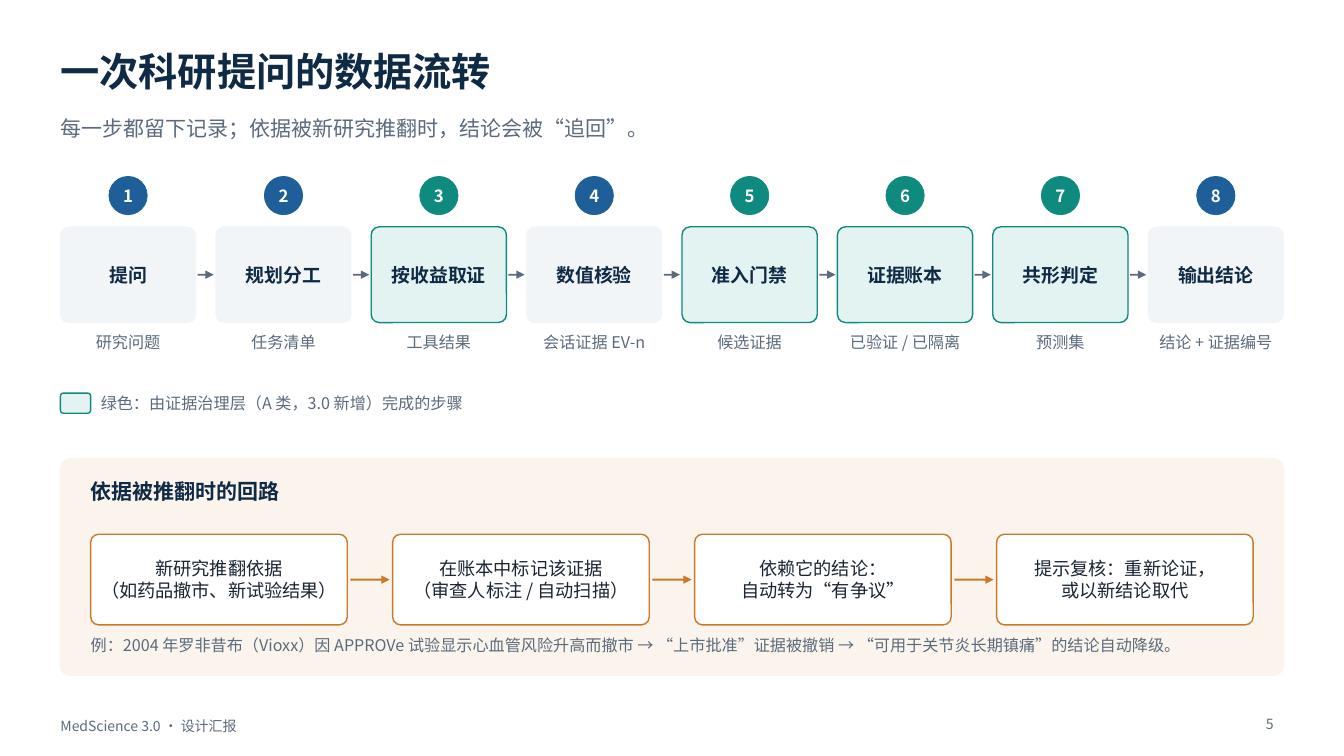
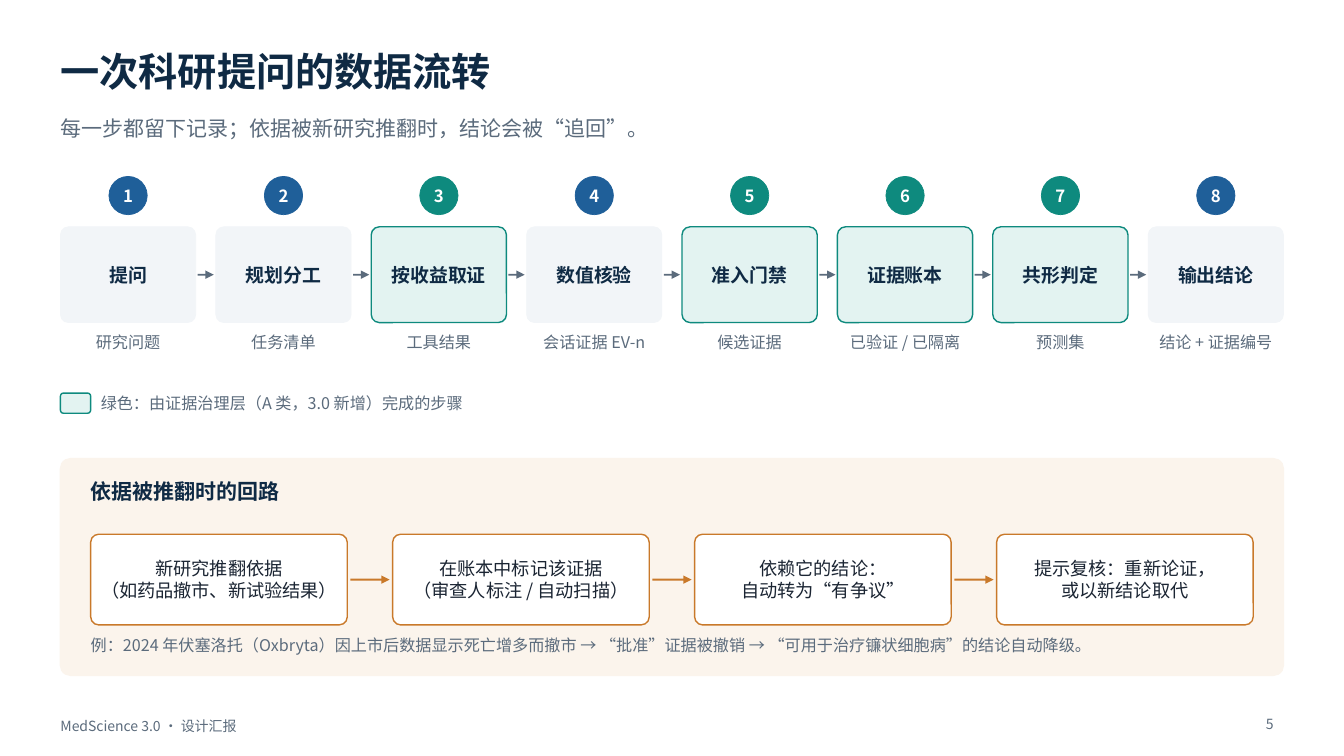
Before and after one commit to BenjaminDuo/MedScience, a slide deck: slide 5 of docs/presentation/MedScience-3.0-设计汇报.pptx. Drawn at 1344x756 pixels with LibreOffice and Linux fonts; fonts in the diff are those of the drawing. Boxes give left, top, right and bottom in pixels: in the first picture for what was removed or moved away, otherwise in the second. Text is boxed around its words. In the diff, an @@ line names an element or a change of style, - is before the commit and + after.

```diff
--- a/docs/presentation/MedScience-3.0-设计汇报.pptx
+++ b/docs/presentation/MedScience-3.0-设计汇报.pptx
@@ text at bbox=[91, 637, 1092, 655]: text changed @@
-例：2004 年罗非昔布（Vioxx）因 APPROVe 试验显示心血管风险升高而撤市 → “上市批准”证据被撤销 → “可用于关节炎长期镇痛”的结论自动降级。
+例：2024 年伏塞洛托（Oxbryta）因上市后数据显示死亡增多而撤市 → “批准”证据被撤销 → “可用于治疗镰状细胞病”的结论自动降级。
```
Also in this commit, not shown: 2 other slides changed, 1 slide added, 3 other files.
